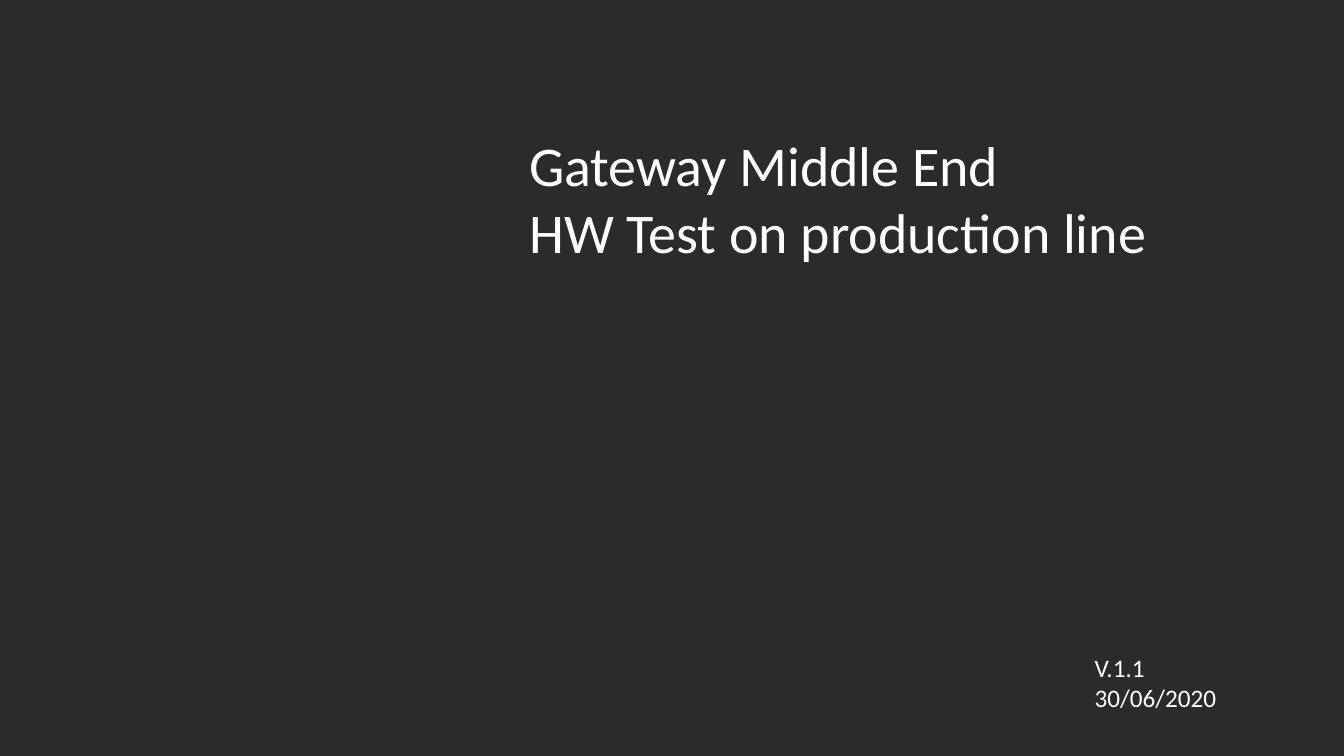
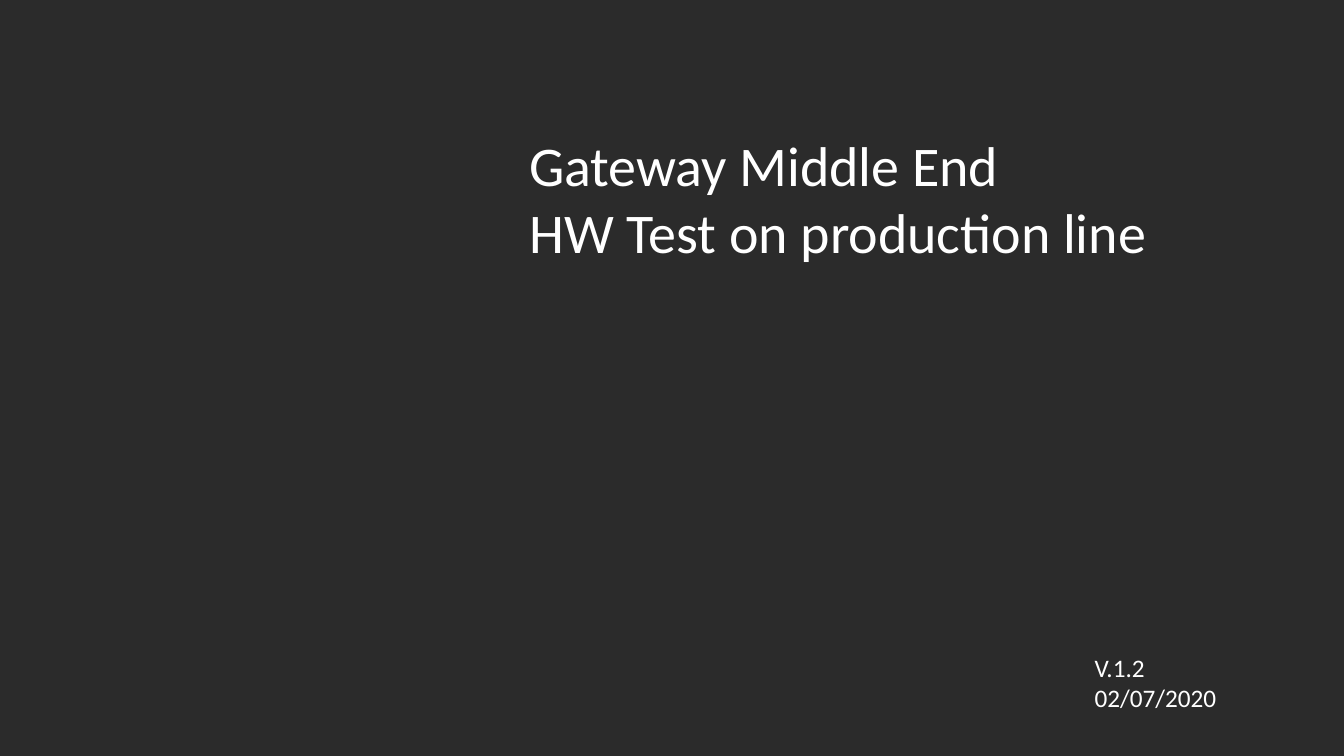
Before and after one commit to accarel/c780_carel_cloud_engine_binary, a slide deck: slide 1 of Utility/USR_Test_HW_Support/Documentation/C780_HW_TEST.pptx. Drawn at 1344x756 pixels with LibreOffice and Linux fonts; fonts in the diff are those of the drawing; background and template pictures are left out; a plain dark background stands for a picture behind light text. Boxes give left, top, right and bottom in pixels: in the first picture for what was removed or moved away, otherwise in the second. Text is boxed around its words. In the diff, an @@ line names an element or a change of style, - is before the commit and + after.

```diff
--- a/Utility/USR_Test_HW_Support/Documentation/C780_HW_TEST.pptx
+++ b/Utility/USR_Test_HW_Support/Documentation/C780_HW_TEST.pptx
@@ text at [1095,660,1216,708]: text changed @@
-V.1.1
-30/06/2020
+V.1.2
+02/07/2020
```
Also in this commit, not shown: 4 other slides changed, 1 slide added, 1 other file.
